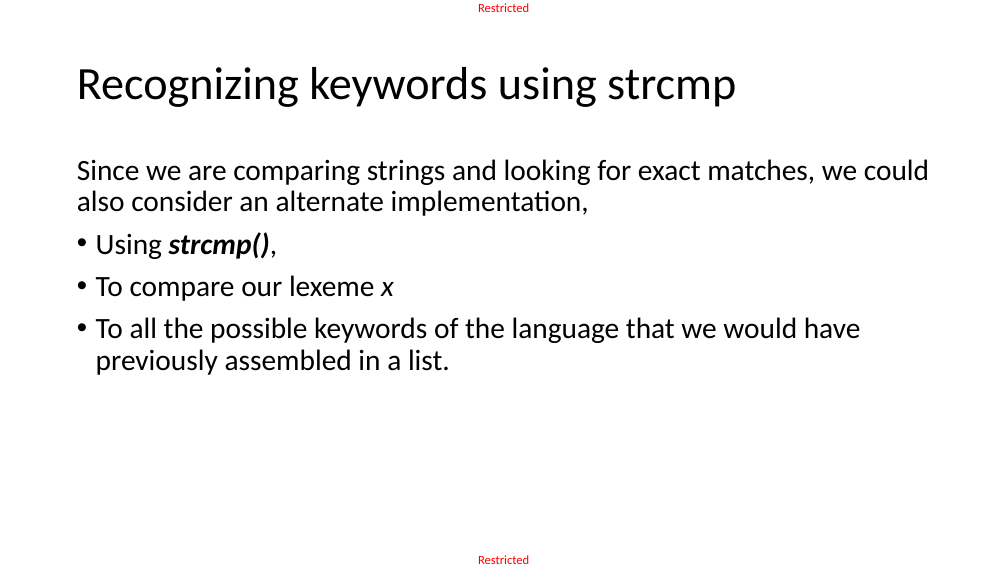
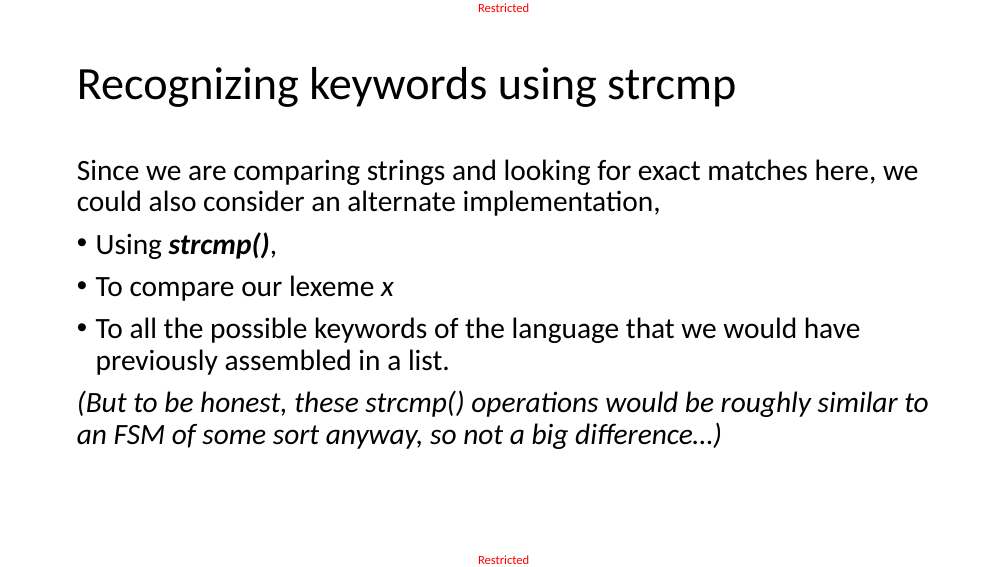
Before and after one commit to matthieudemari/SUTD_PLC_50_051, a slide deck: slide 26 of W9/W9S3/W9S3.pptx. Drawn at 1008x567 pixels with LibreOffice and Linux fonts; fonts in the diff are those of the drawing. Boxes give left, top, right and bottom in pixels: in the first picture for what was removed or moved away, otherwise in the second. Text is boxed around its words. In the diff, an @@ line names an element or a change of style, - is before the commit and + after.

```diff
--- a/W9/W9S3/W9S3.pptx
+++ b/W9/W9S3/W9S3.pptx
@@ text at (77,159,918,216): text changed @@
-Since we are comparing strings and looking for exact matches, we could also consider an alternate implementation,
+Since we are comparing strings and looking for exact matches here, we could also consider an alternate implementation,
@@ text at (77,390,929,449): paragraph added @@
+(But to be honest, these strcmp() operations would be roughly similar to an FSM of some sort anyway, so not a big difference…)
```
Also in this commit, not shown: 20 other slides changed, 8 slides added, 7 other files.
